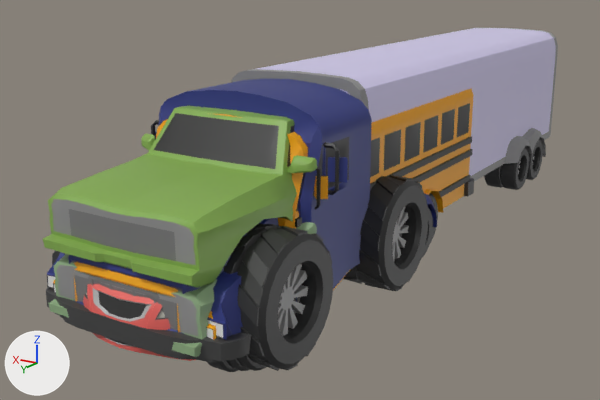
One commit to the Blender file cars.blend: the scene before it, then after it.
Camera for both pictures: a camera (50 mm lens) standing at (-11.2, 10.9, 8.1) and looking at (1.8, -9.6, 1.1). Lighting does not change. The marker at lower left points along +X, +Y and +Z.

The first picture shows 'MonsterTruckBody', 'MonsterTruckTires1', 'MonsterTruckTires2', 'SchoolBusBody', 'SchoolBusTires1', 'SchoolBusTires2', 'SedanBody', 'SemiTruckFrontBody', 'SemiTruckTires0', 'SemiTruckTires2', 'SemiTruckTires3', 'SemiTruckTires4', 'SemiTruckTrailer', 'TruckBody', 'TruckTires1'.
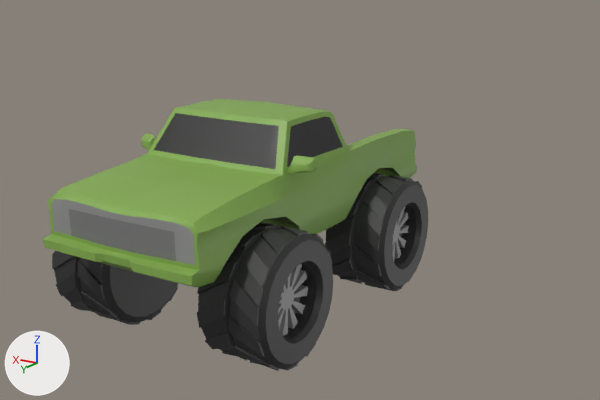
Location of each change, [x1, y1, x2, y2] in pixels of the pictures (600 x 400 px):
'SemiTruckTrailer', hidden
    before: [231, 28, 558, 181]
'SemiTruckFrontBody', hidden (blue)
    before: [46, 79, 437, 361]
'SchoolBusBody', hidden
    before: [53, 89, 474, 363]
'TruckBody', hidden
    before: [49, 222, 350, 357]
'SedanBody', hidden
    before: [83, 284, 196, 361]
'SemiTruckTires3', hidden (black)
    before: [484, 147, 529, 190]
'SemiTruckTires4', hidden
    before: [526, 139, 543, 180]
'SemiTruckTires0', hidden
    before: [237, 355, 266, 371]
'SemiTruckTires2', hidden
    before: [422, 206, 433, 257]
'TruckTires1', hidden
    before: [207, 361, 238, 372]
'SchoolBusTires2', hidden
    before: [226, 359, 250, 371]
'SchoolBusTires1', hidden
    before: [429, 193, 438, 243]

The change, as a diff of the scene's bpy script:
```diff
--- a/cars.blend.py
+++ b/cars.blend.py
@@ ob_semitrucktires0 @@
 _m = ob_semitrucktires0.modifiers.new('Mirror', 'MIRROR')
 _m.use_axis = (False, False, True)
+ob_semitrucktires0.hide_set(True)  # its collection is switched off
@@ ob_semitruckfrontbody @@
 _m = ob_semitruckfrontbody.modifiers.new('Mirror', 'MIRROR')
 _m.use_axis = (False, False, True)
+ob_semitruckfrontbody.hide_set(True)  # its collection is switched off
@@ ob_semitrucktires2 @@
 _m = ob_semitrucktires2.modifiers.new('Mirror', 'MIRROR')
 _m.use_axis = (False, False, True)
+ob_semitrucktires2.hide_set(True)  # its collection is switched off
@@ ob_semitrucktires4 @@
 _m = ob_semitrucktires4.modifiers.new('Mirror', 'MIRROR')
 _m.use_axis = (False, False, True)
+ob_semitrucktires4.hide_set(True)  # its collection is switched off
@@ ob_semitrucktires3 @@
 _m = ob_semitrucktires3.modifiers.new('Mirror', 'MIRROR')
 _m.use_axis = (False, False, True)
+ob_semitrucktires3.hide_set(True)  # its collection is switched off
@@ ob_semitrucktrailer @@
 _m = ob_semitrucktrailer.modifiers.new('Mirror', 'MIRROR')
 _m.use_axis = (False, False, True)
+ob_semitrucktrailer.hide_set(True)  # its collection is switched off
@@ ob_schoolbustires1 @@
 _m = ob_schoolbustires1.modifiers.new('Mirror', 'MIRROR')
 _m.use_axis = (False, False, True)
+ob_schoolbustires1.hide_set(True)  # its collection is switched off
@@ ob_schoolbustires2 @@
 _m = ob_schoolbustires2.modifiers.new('Mirror', 'MIRROR')
 _m.use_axis = (False, False, True)
+ob_schoolbustires2.hide_set(True)  # its collection is switched off
@@ ob_schoolbusbody @@
 _m = ob_schoolbusbody.modifiers.new('Mirror', 'MIRROR')
 _m.use_axis = (False, False, True)
+ob_schoolbusbody.hide_set(True)  # its collection is switched off
@@ ob_sedanbody @@
 _m = ob_sedanbody.modifiers.new('Mirror', 'MIRROR')
 _m.use_axis = (False, False, True)
+ob_sedanbody.hide_set(True)  # its collection is switched off
@@ ob_truckbody @@
 _m = ob_truckbody.modifiers.new('Mirror', 'MIRROR')
 _m.use_axis = (False, False, True)
+ob_truckbody.hide_set(True)  # its collection is switched off
@@ ob_trucktires1 @@
 _m = ob_trucktires1.modifiers.new('Mirror', 'MIRROR')
 _m.use_axis = (False, False, True)
+ob_trucktires1.hide_set(True)  # its collection is switched off
```
